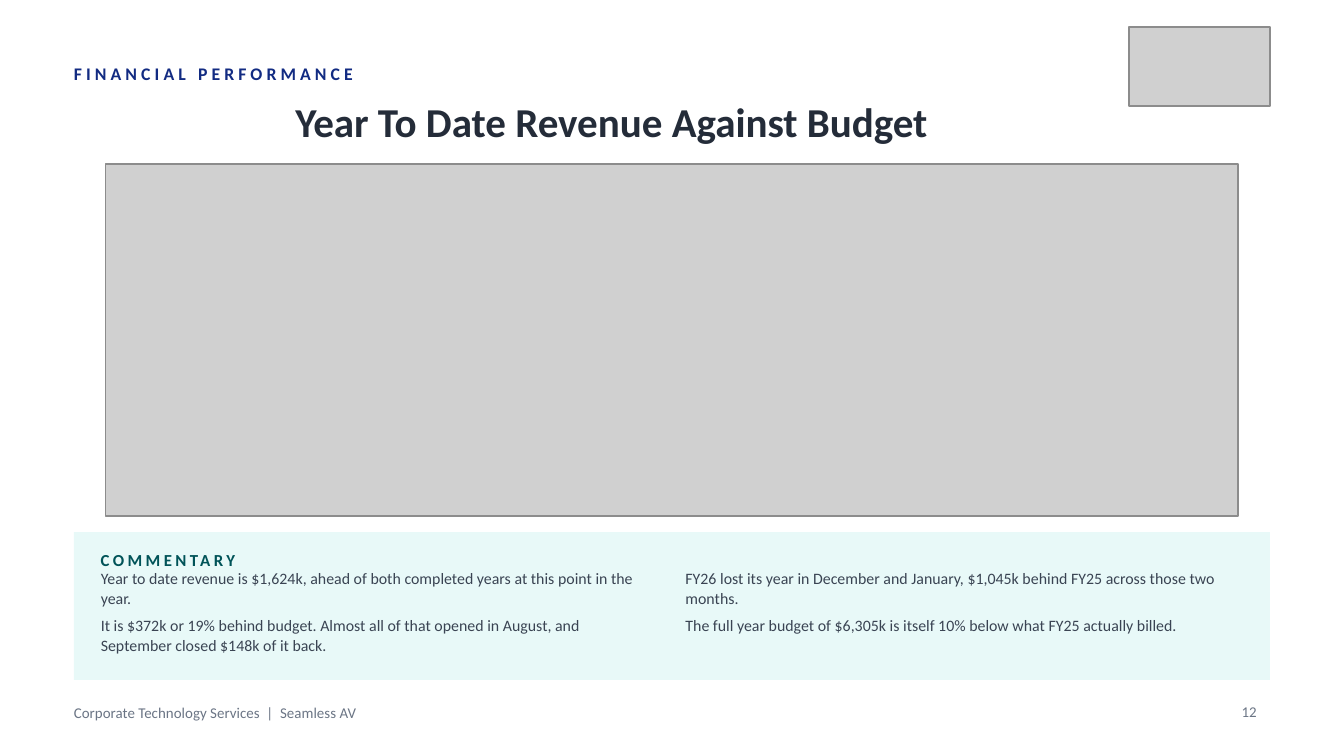
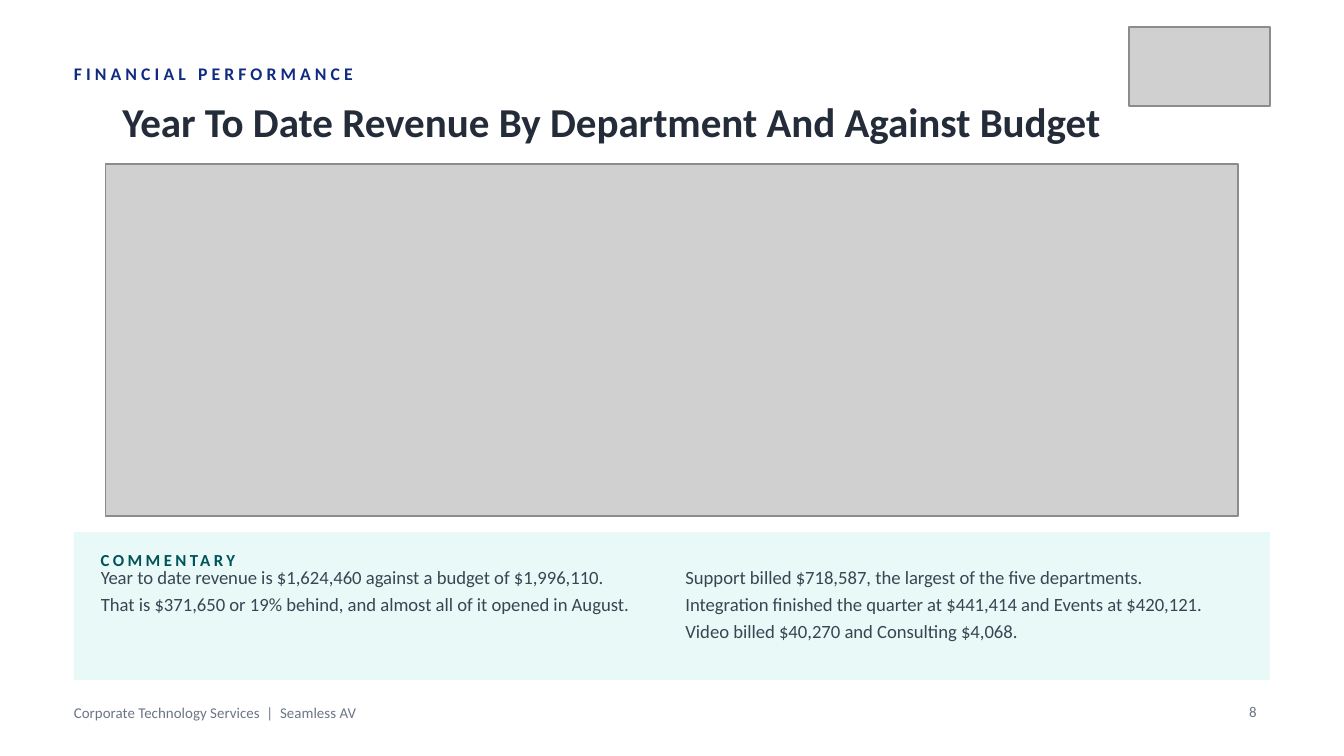
Before and after one commit to WesleyNelson-O33/Claude, a slide deck: slide 8 of deck/CTS Quarterly Business Review - Q1 FY2027.pptx (slide 12 before the commit). Drawn at 1344x756 pixels with LibreOffice and Linux fonts; fonts in the diff are those of the drawing; grey boxes stand for pictures. Boxes give left, top, right and bottom in pixels: in the first picture for what was removed or moved away, otherwise in the second. Text is boxed around its words. In the diff, an @@ line names an element or a change of style, - is before the commit and + after.

```diff
--- a/deck/CTS Quarterly Business Review - Q1 FY2027.pptx
+++ b/deck/CTS Quarterly Business Review - Q1 FY2027.pptx
@@ text at bbox=[122, 108, 1101, 144]: text changed @@
-Year To Date Revenue Against Budget
+Year To Date Revenue By Department And Against Budget
@@ text at bbox=[101, 571, 629, 614]: text changed; size 8.5 to 10 pt @@
-Year to date revenue is $1,624k, ahead of both completed years at this point in the year.
-It is $372k or 19% behind budget. Almost all of that opened in August, and September closed $148k of it back.
+Year to date revenue is $1,624,460 against a budget of $1,996,110.
+That is $371,650 or 19% behind, and almost all of it opened in August.
@@ text at bbox=[685, 571, 1201, 641]: text changed; size 8.5 to 10 pt @@
-FY26 lost its year in December and January, $1,045k behind FY25 across those two months.
-The full year budget of $6,305k is itself 10% below what FY25 actually billed.
+Support billed $718,587, the largest of the five departments.
+Integration finished the quarter at $441,414 and Events at $420,121.
+Video billed $40,270 and Consulting $4,068.
@@ page number at bbox=[1249, 707, 1257, 717]: text changed @@
-12
+8
```
Also in this commit, not shown: 23 other slides changed, 3 slides added, 26 slides removed, 8 other files.
